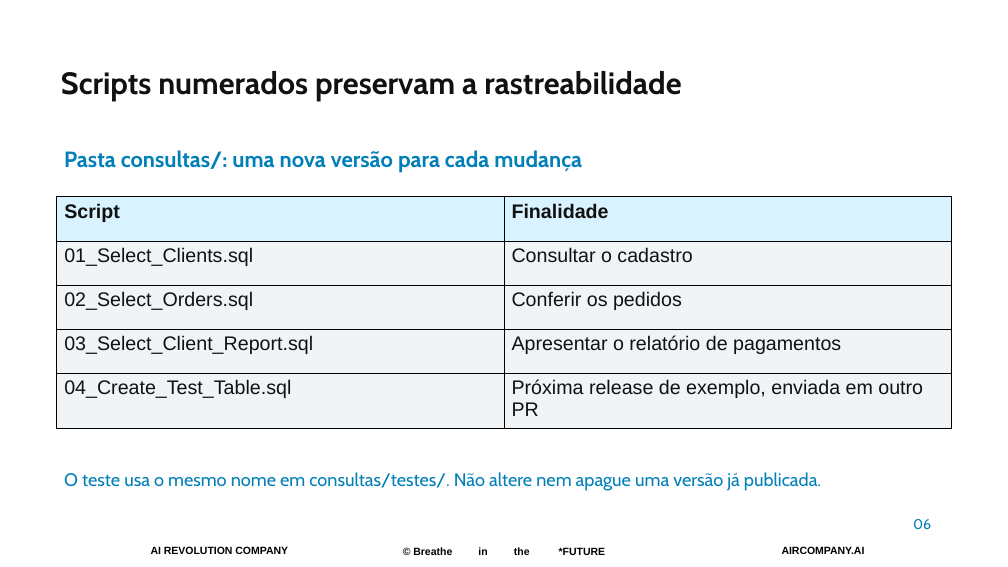
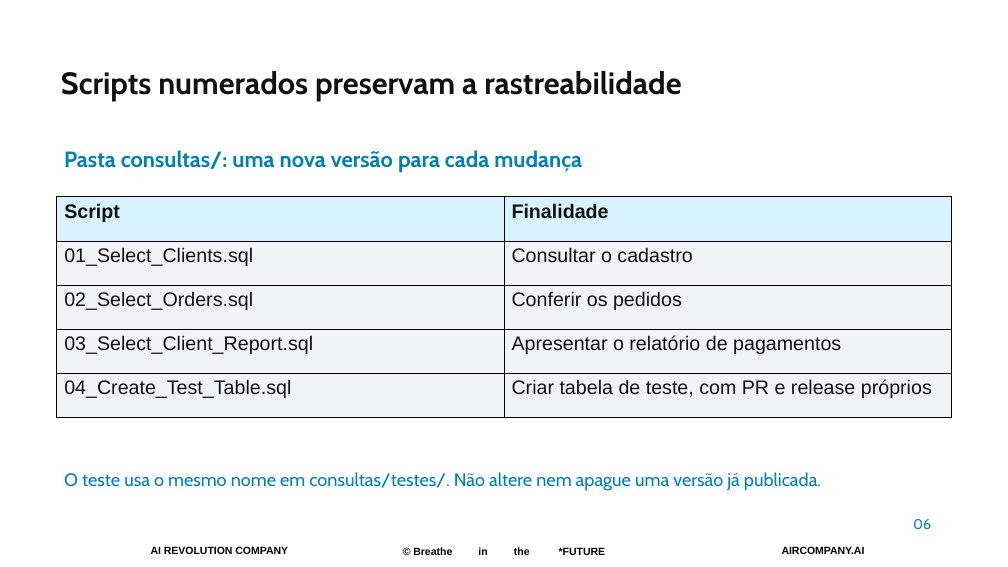
Before and after one commit to pedropalmieri/workshop4-pr-sql-ia, a slide deck: slide 6 of materiais/Workshop4-19nov2026.pptx. Drawn at 1008x567 pixels with LibreOffice and Linux fonts; fonts in the diff are those of the drawing; background and template pictures are left out. Boxes give left, top, right and bottom in pixels: in the first picture for what was removed or moved away, otherwise in the second. Text is boxed around its words. In the diff, an @@ line names an element or a change of style, - is before the commit and + after.

Commit message:
Remove coluna de teste em nova versão e consolida documentação

```diff
--- a/materiais/Workshop4-19nov2026.pptx
+++ b/materiais/Workshop4-19nov2026.pptx
@@ table at bbox=[57, 197, 952, 417] @@
-row 5, column 2: Próxima release de exemplo, enviada em outro PR
+row 5, column 2: Criar tabela de teste, com PR e release próprios
```
Also in this commit, not shown: 8 other files.
